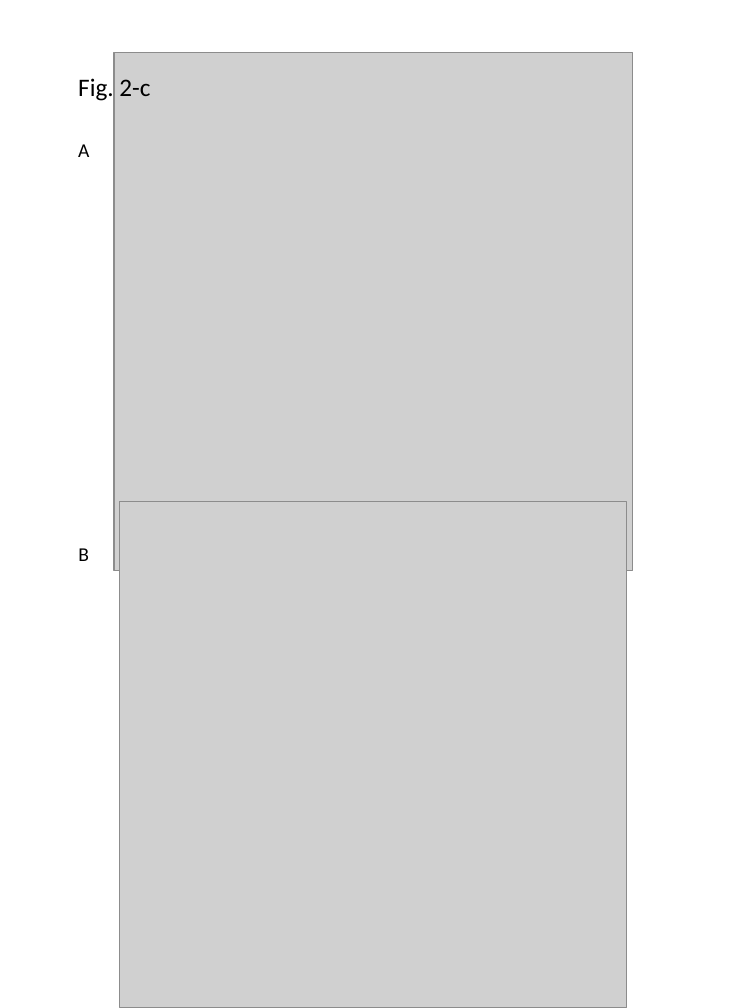
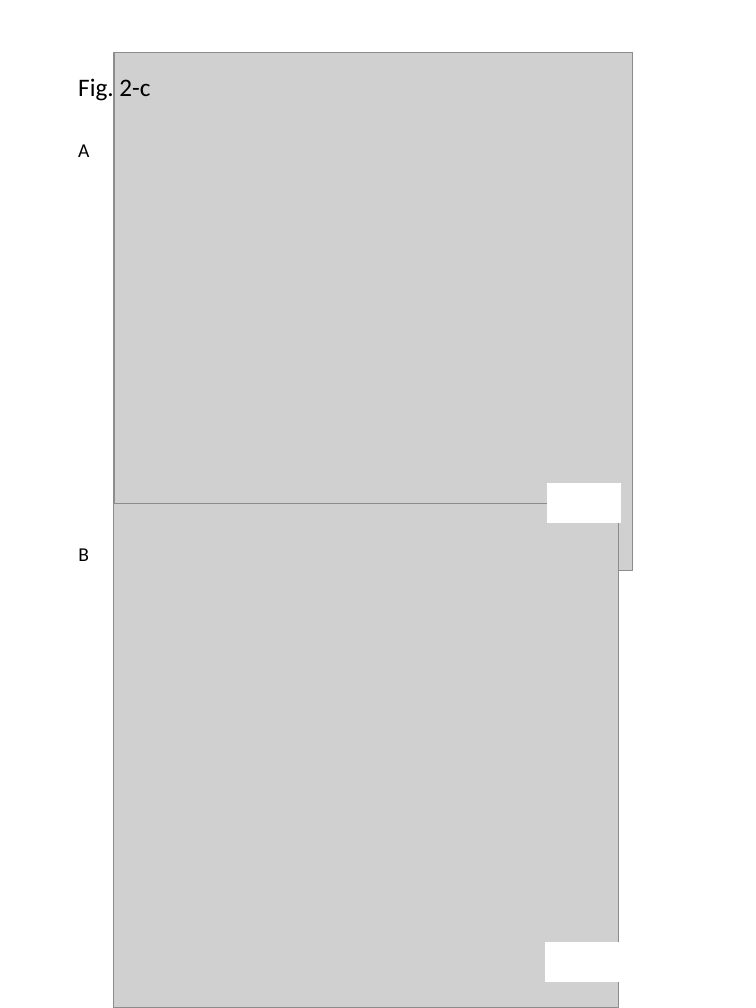
Before and after one commit to mdchambers/dissertation, a slide deck: slide 3 of ch2_groucho.figures/ch2_groucho.figures.pptx. Drawn at 756x1008 pixels with LibreOffice and Linux fonts; fonts in the diff are those of the drawing; grey boxes stand for pictures. Boxes give left, top, right and bottom in pixels: in the first picture for what was removed or moved away, otherwise in the second. Text is boxed around its words. In the diff, an @@ line names an element or a change of style, - is before the commit and + after.

```diff
--- a/ch2_groucho.figures/ch2_groucho.figures.pptx
+++ b/ch2_groucho.figures/ch2_groucho.figures.pptx
@@ picture: place and size @@
-picture at bbox=[120, 501, 627, 1008]
+picture at bbox=[113, 503, 618, 1008]
@@ rectangle added at bbox=[548, 484, 621, 523], fill #FFFFFF, outline #FFFFFF 1 pt @@
@@ rectangle added at bbox=[546, 942, 619, 982], fill #FFFFFF, outline #FFFFFF 1 pt @@
```
Also in this commit, not shown: 2 other slides changed, 28 other files.
